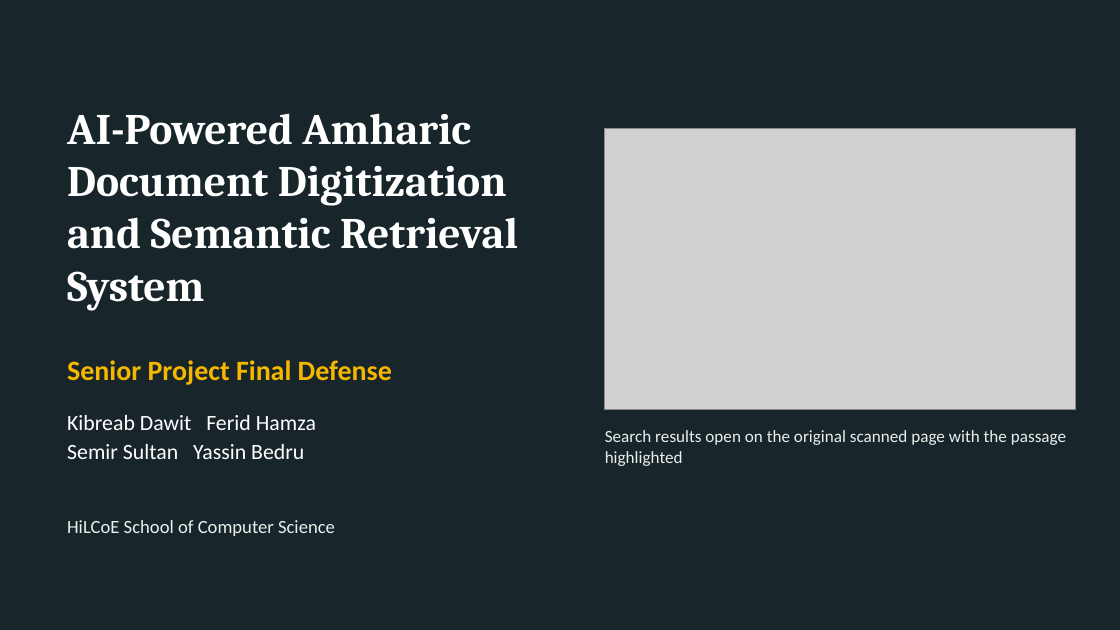
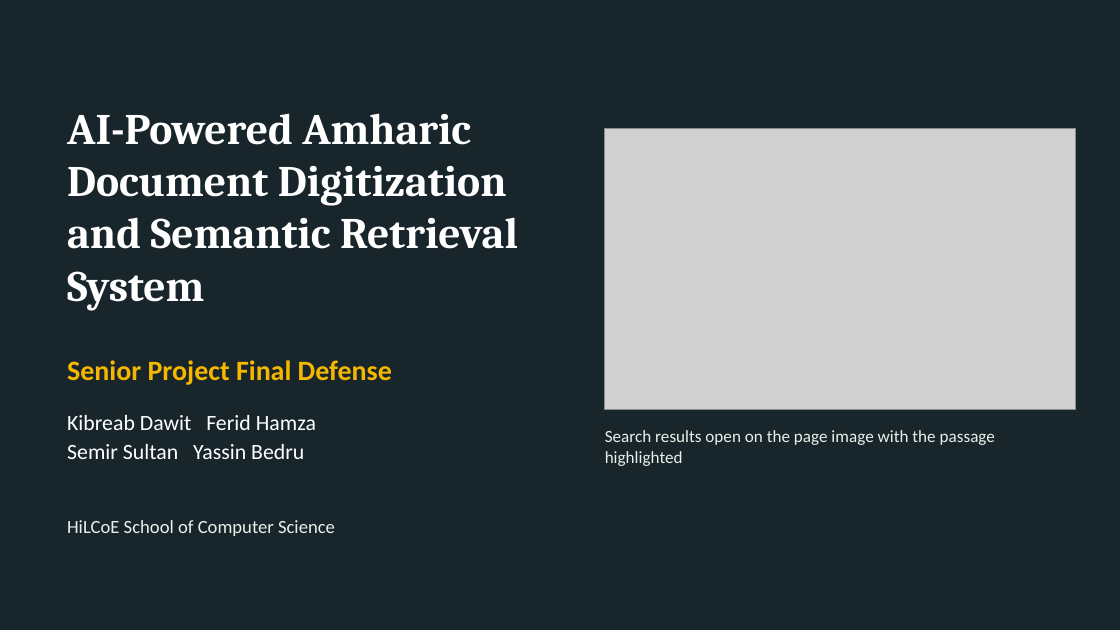
Before and after one commit to Sem512/Amh_Retriever, a slide deck: slide 1 of frontend/docs/Final_Defense_Deck.pptx. Drawn at 1120x630 pixels with LibreOffice and Linux fonts; fonts in the diff are those of the drawing; grey boxes stand for pictures. Boxes give left, top, right and bottom in pixels: in the first picture for what was removed or moved away, otherwise in the second. Text is boxed around its words. In the diff, an @@ line names an element or a change of style, - is before the commit and + after.

Commit message:
Update frontend: multi-box highlights, session expiry, error handling
Yassin's revision, addressing the review of the first version:
- viewer draws every box in a result's bboxes array, falling back to a
  single bbox
- 401/403 on an authenticated call clears the session and redirects to
  login with a notice; a wrong password on login is excluded
- delete and document-list failures show the backend's reason, and a
  failed list load is no longer shown as an empty archive
- upload errors show the backend's detail text; upload rows are keyed by
  unique id so same-named files do not collide
- wording now says the viewer shows the preprocessed page image
- tests: 18 unit (reproduced locally) and 31 e2e scenarios (reported by
  the author, run against the mock backend only)

Docs updated to match, plus 11 new UI screenshots. Annex B's data
dictionary now has raw_text, norm_text and normalizer_version; its ER
diagram is deliberately not yet redrawn pending the final schema.

```diff
--- a/frontend/docs/Final_Defense_Deck.pptx
+++ b/frontend/docs/Final_Defense_Deck.pptx
@@ text at (x1=605, y1=430, x2=995, y2=466): text changed @@
-Search results open on the original scanned page with the passage highlighted
+Search results open on the page image with the passage highlighted
```
Also in this commit, not shown: 6 other slides changed, 30 other files.
